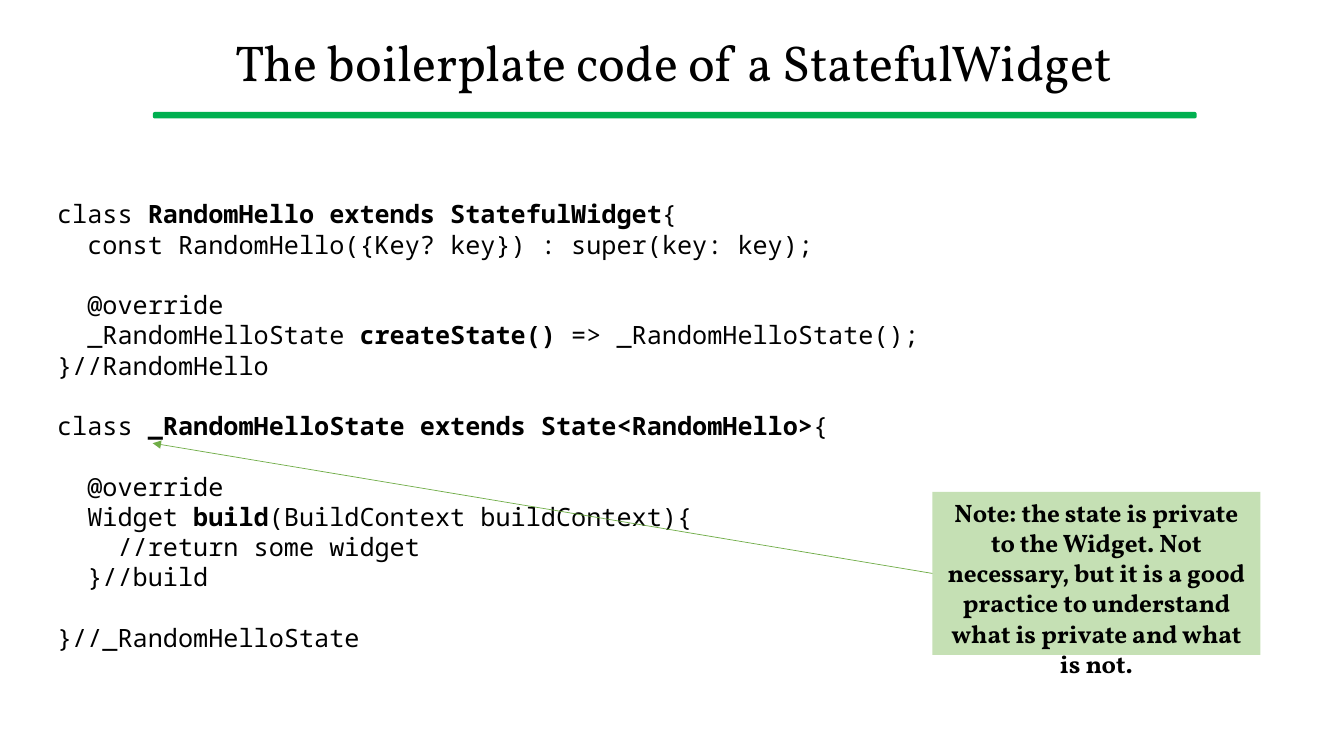
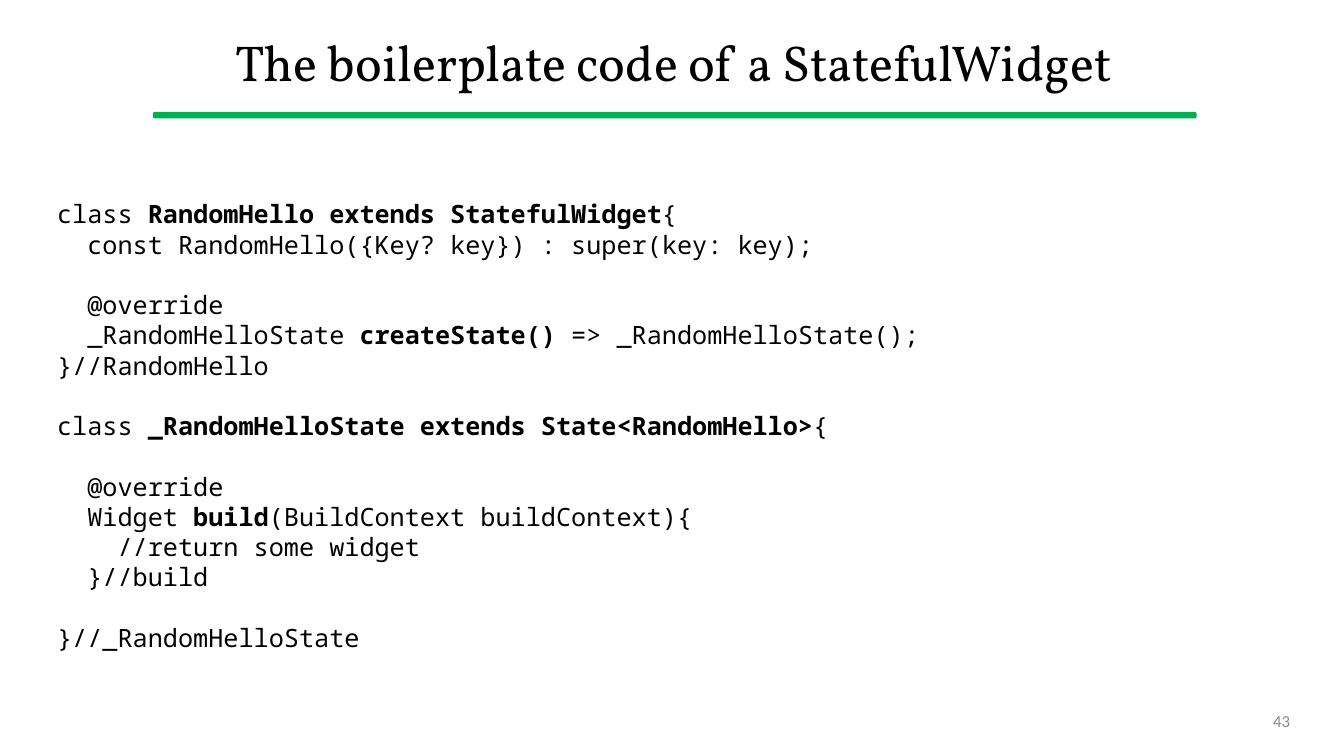
Before and after one commit to gcappon/bwthw, a slide deck: slide 43 of lab_04-hello-flutter/lab_04-hello_flutter.pptx. Drawn at 1344x756 pixels with LibreOffice and Linux fonts; fonts in the diff are those of the drawing. Boxes give left, top, right and bottom in pixels: in the first picture for what was removed or moved away, otherwise in the second. Text is boxed around its words. In the diff, an @@ line names an element or a change of style, - is before the commit and + after.

```diff
--- a/lab_04-hello-flutter/lab_04-hello_flutter.pptx
+++ b/lab_04-hello-flutter/lab_04-hello_flutter.pptx
@@ arrow removed from (933, 574) to (152, 444) @@
@@ rectangle removed at (933, 492, 1260, 655) @@
-Note: the state is private to the Widget. Not necessary, but it is a good practice to understand what is private and what is not.
@@ page number added at (1273, 716, 1290, 727), 12 pt, text #8C8C8C @@
+43
```
Also in this commit, not shown: 50 other slides changed, 1 other file.
